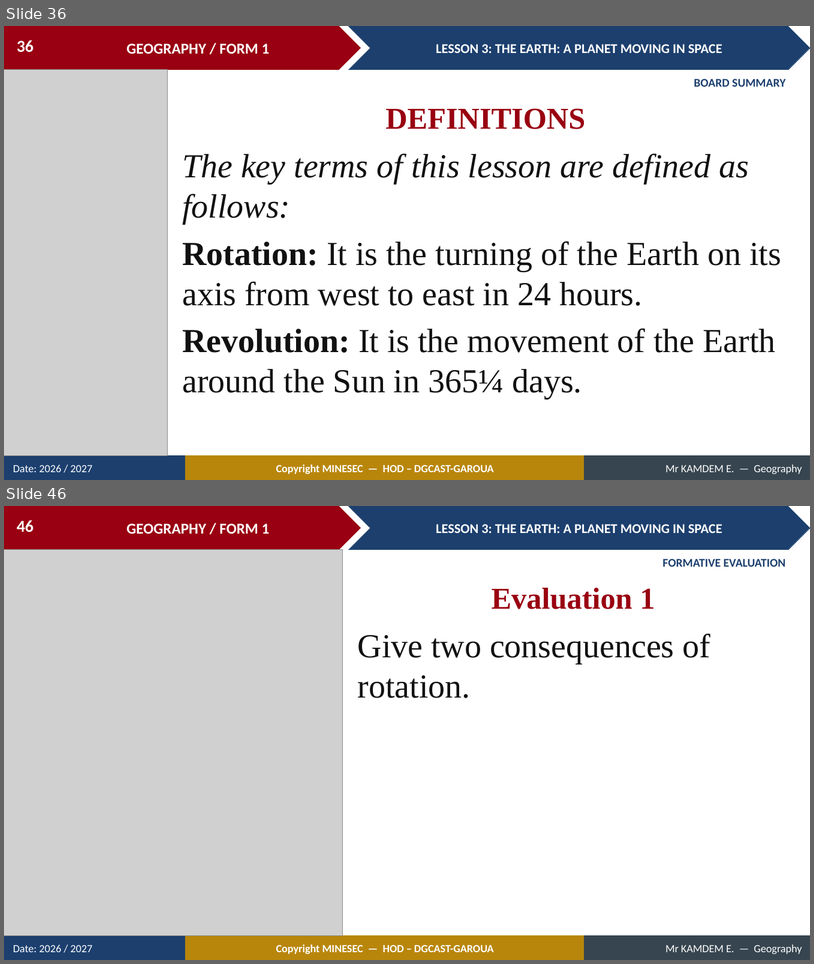
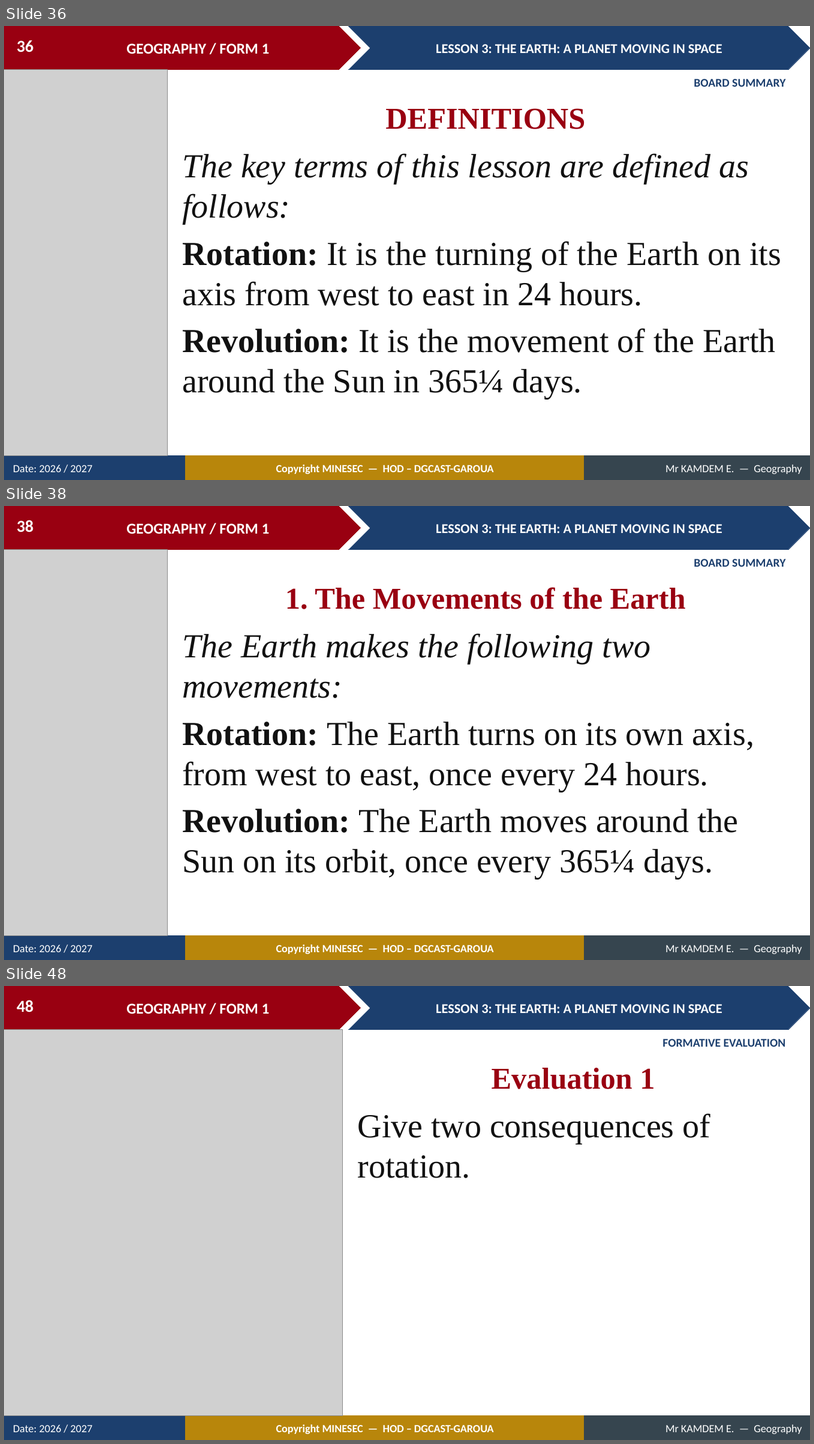
Before and after one commit to Berthautk/linea-github, a slide deck: lecons/F1/05_F1_M1_L03_The_Earth_A_Planet_Moving_in_Space.pptx. Shown one above the other, each under a label of ours: slides 36 and 46 before the commit, slides 36, 38 and 48 after it; the slides between them are not shown. The pictures are 814x964 and 814x1444 pixels, drawn with LibreOffice and Linux fonts; fonts in the diff are those of the drawing; grey boxes stand for pictures. Boxes give left, top, right and bottom in pixels: in the first picture for what was removed or moved away, otherwise in the second. Text is boxed around its words. In the diff, an @@ line names an element or a change of style, - is before the commit and + after.

```diff
--- a/lecons/F1/05_F1_M1_L03_The_Earth_A_Planet_Moving_in_Space.pptx
+++ b/lecons/F1/05_F1_M1_L03_The_Earth_A_Planet_Moving_in_Space.pptx
@@ slide 38 added at (4,506,810,960), background #FFFFFF; not listed: 9 template elements that a slide beside it also shows @@
@@ page number added at (17,520,33,532), 20 pt, text #FFFFFF, bold @@
+38
@@ picture added at (4,550,167,936) @@
@@ text added at (694,559,786,567), 14 pt, text #1C3F6E, bold @@
+BOARD SUMMARY
@@ text added at (285,587,686,609), 36 pt, text #990011, bold @@
+1. The Movements of the Earth
@@ text added at (182,633,755,879), 40 pt, text #111111 @@
+The Earth makes the following two movements:
+Rotation: The Earth turns on its own axis, from west to east, once every 24 hours.
+Revolution: The Earth moves around the Sun on its orbit, once every 365¼ days.
@@ what was slide 46 is now slide 48 @@
@@ page number at (17,1000,33,1012): text changed @@
-46
+48
```
Also in this commit, not shown: 9 slides changed, 2 other slides added, 1 slide removed, 1 other file.
